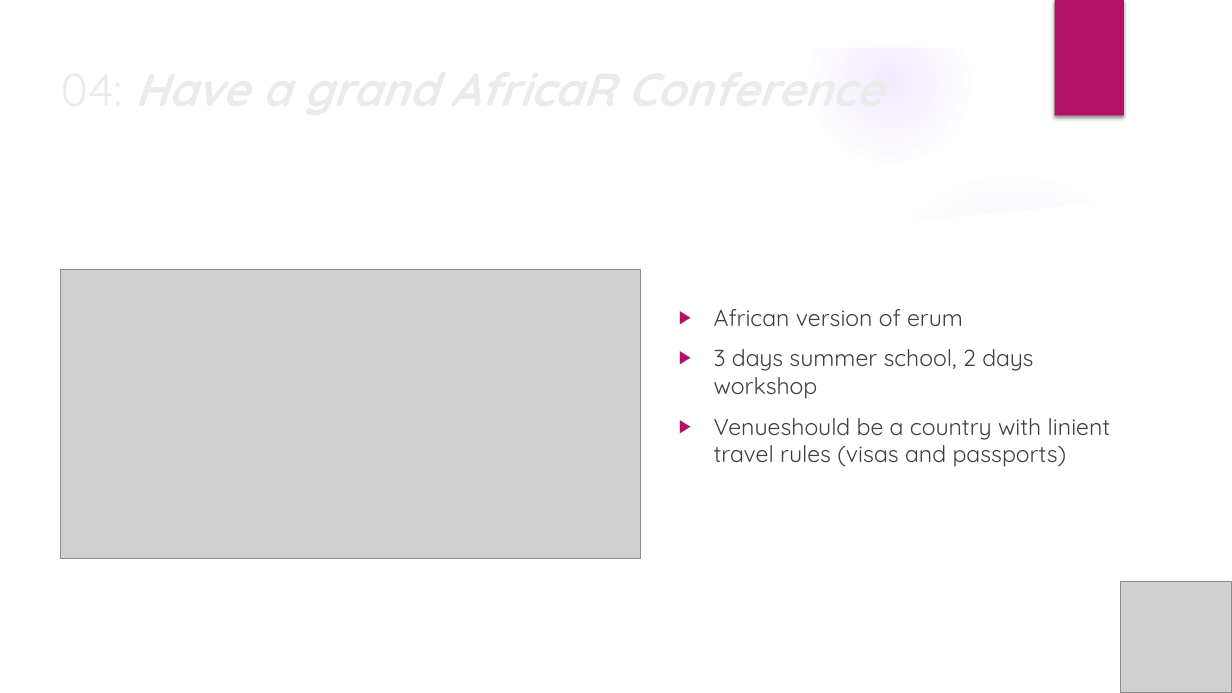
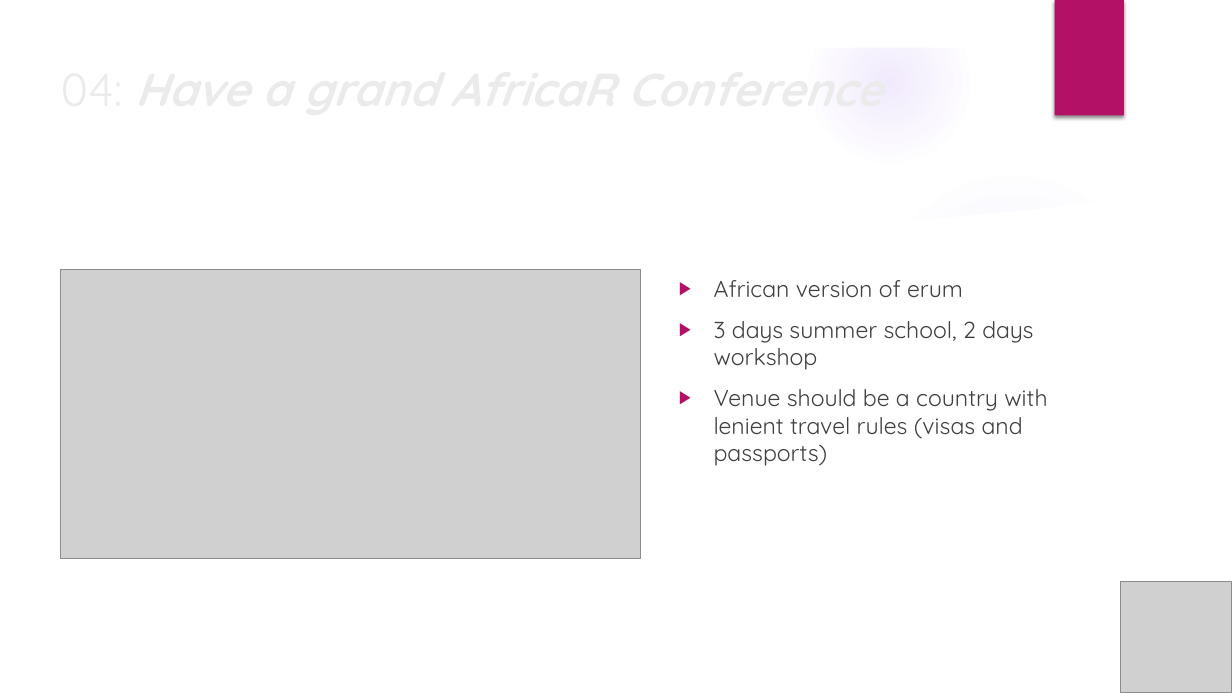
Before and after one commit to Shelmith-Kariuki/R, a slide deck: slide 9 of Trainings/Deck.pptx. Drawn at 1232x693 pixels with LibreOffice and Linux fonts; fonts in the diff are those of the drawing; grey boxes stand for pictures; background and template pictures are left out. Boxes give left, top, right and bottom in pixels: in the first picture for what was removed or moved away, otherwise in the second. Text is boxed around its words. In the diff, an @@ line names an element or a change of style, - is before the commit and + after.

Commit message:
Deck edits

```diff
--- a/Trainings/Deck.pptx
+++ b/Trainings/Deck.pptx
@@ text "African version of erum": place and size @@
-text "African version of erum" at box(714, 309, 1111, 467)
+text "African version of erum" at box(714, 280, 1047, 466)
@@ text at box(714, 389, 1047, 466): text changed @@
-▶ Venueshould be a country with linient travel rules (visas and passports)
+▶ Venue should be a country with lenient travel rules (visas and passports)
```
Also in this commit, not shown: 5 other slides changed.
